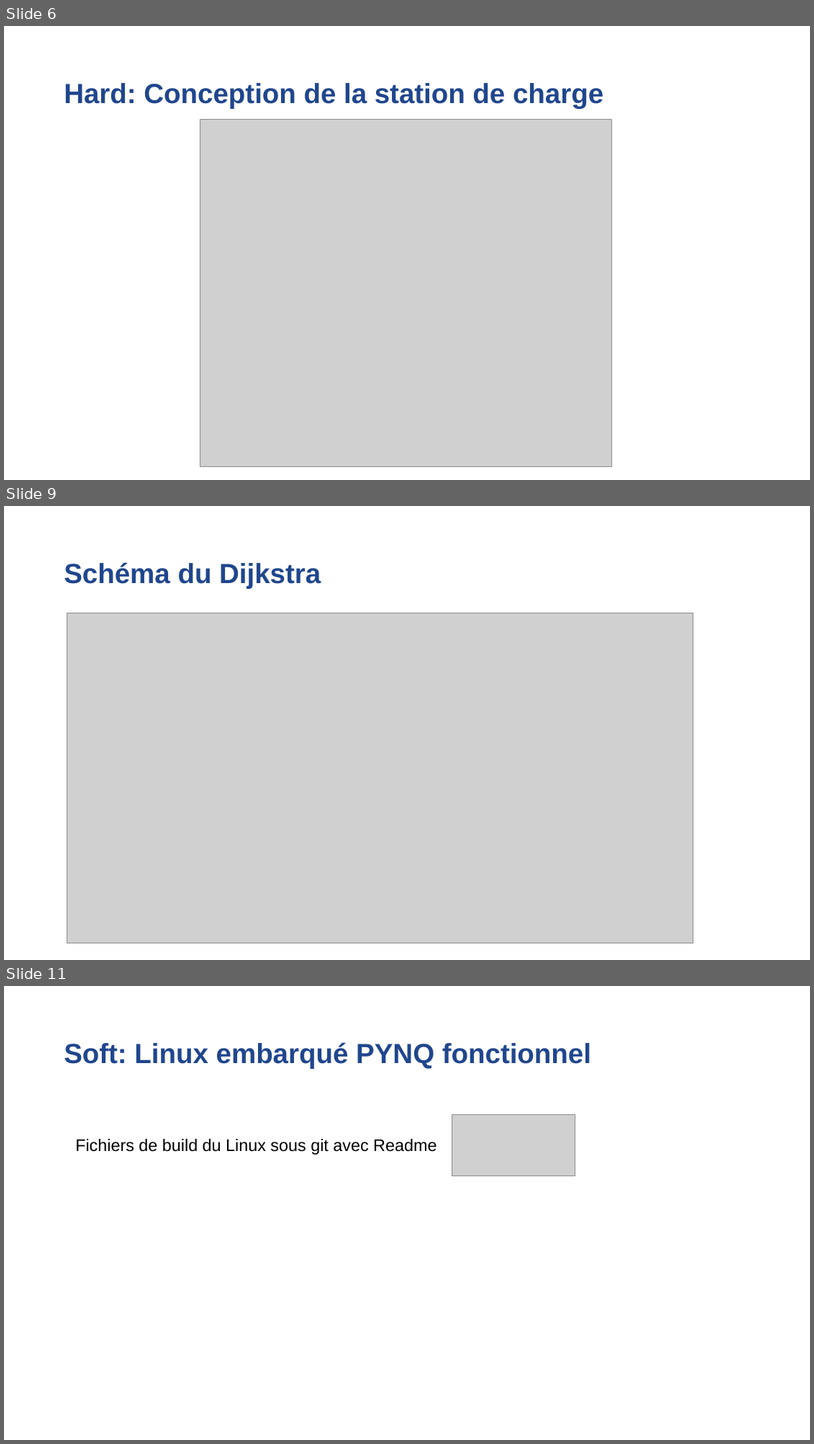
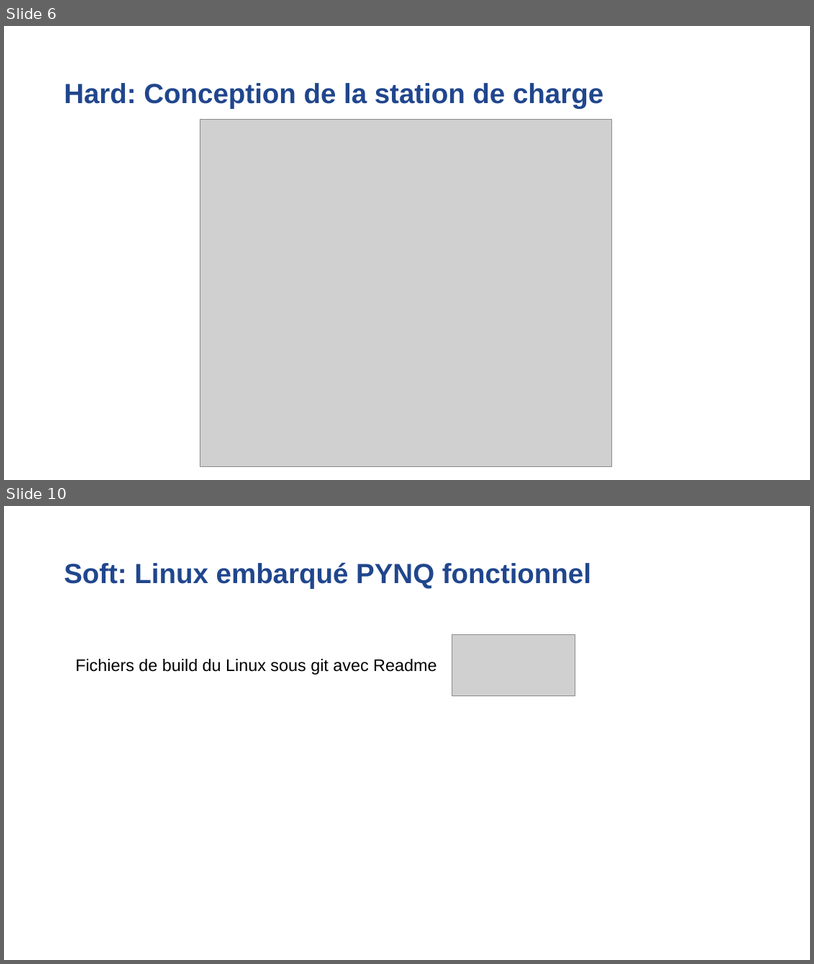
Before and after one commit to Laffargue-ElsysDesign/Robot_Surveillance_V3, a slide deck: GestionDeProjet/Reunions/Reunion_06_07_2022/Reunion_avancement_06_07_22.pptx. Shown one above the other, each under a label of ours: slides 6, 9 and 11 before the commit, slides 6 and 10 after it; the slides between them are not shown. The pictures are 814x1444 and 814x964 pixels, drawn with LibreOffice and Linux fonts; fonts in the diff are those of the drawing; grey boxes stand for pictures; background and template pictures are left out. Boxes give left, top, right and bottom in pixels: in the first picture for what was removed or moved away, otherwise in the second. Text is boxed around its words. In the diff, an @@ line names an element or a change of style, - is before the commit and + after.

```diff
--- a/GestionDeProjet/Reunions/Reunion_06_07_2022/Reunion_avancement_06_07_22.pptx
+++ b/GestionDeProjet/Reunions/Reunion_06_07_2022/Reunion_avancement_06_07_22.pptx
@@ slide 9 removed at <box>4,506,810,960</box>, background #FFFFFF @@
@@ title removed at <box>64,562,321,589</box> @@
-Schéma du Dijkstra
@@ picture removed at <box>67,613,694,943</box> @@
@@ what was slide 11 is now slide 10 @@
```
Also in this commit, not shown: 1 slide changed, 3 slides added, 3 other slides removed.
